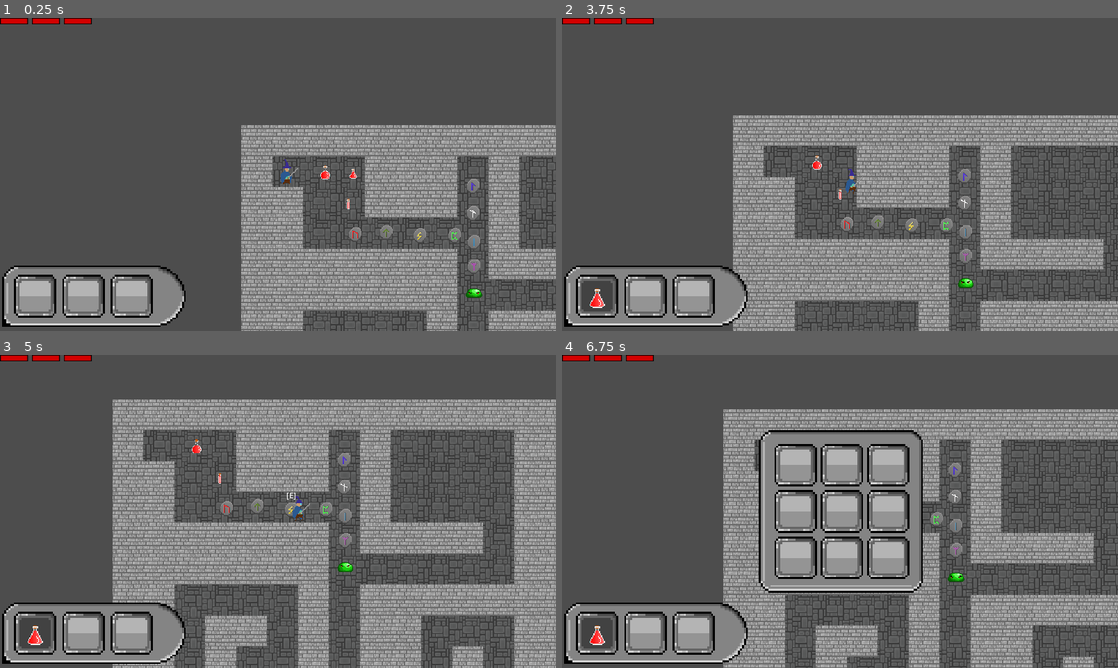
Above: before the commit, frames 1-4 (two rows, left to right).
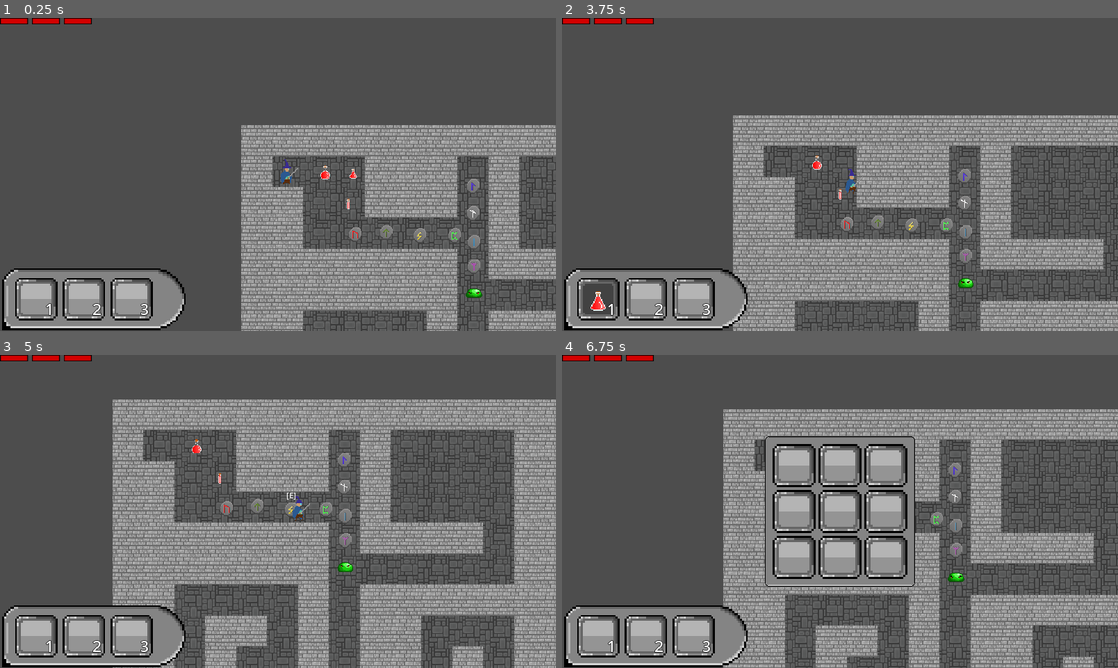
Above: after the commit, the same moments.

Repository: JCudak/ConquerDarkness
Game: Godot game, scene res://assets/scenes/main.tscn
Same seed, same stepped clock (60 frames per second), same inputs: the game is played once before the commit and once after it.
Inputs (mouse positions are in pixels of both pictures, inside the frame that each line leads up to; where the layout moved, square brackets give the same spot in the first picture):
- Up to frame 1 (0.25 s): no input
- Up to frame 2 (3.75 s): click (600, 299) [595, 296] at 0.5 s; click (645, 299) [645, 296] at 1.25 s; click (695, 299) [695, 296] at 2 s; tap Enter at 2.75 s; move the mouse to (962, 158) at 2.77 s; hold D (right) 2.78-3.53 s; hold E (pickup_item) 2.78-3.53 s; click (962, 158) at 2.85 s; move the mouse to (728, 190) at 3.52 s; hold S (down) from 3.53 s (still down); tap E (pickup_item) at 3.6 s
- Up to frame 3 (5 s): right-click (166, 527) at 3.8 s; move the mouse to (333, 442) at 4.27 s; release S (down) at 4.28 s; hold D (right) from 4.28 s (still down); hold Right mouse button (right_click) from 4.28 s (still down); tap 1 (quickslot_1, bound only after the commit) at 4.55 s
- Up to frame 4 (6.75 s): move the mouse to (812, 574) at 5.02 s; release D (right) at 5.03 s; release Right mouse button (right_click) at 5.03 s; hold W (up) 5.03-5.78 s; tap 1 (quickslot_1, bound only after the commit) at 5.1 s; click (812, 574) at 5.17 s; tap 2 (quickslot_2, bound only after the commit) at 5.3 s; move the mouse to (1006, 558) at 5.77 s; hold A (left) 5.78-6.5 s; hold 2 (quickslot_2, bound only after the commit) 5.78-6.5 s; tap 3 (quickslot_3, bound only after the commit) at 6.05 s; tap I (toggle_inventory) at 6.4 s; click (795, 511) at 6.5 s

The runs differ from the first frame. In frame 1, 2.9% of the frame differs, in the area x 0-34%, y 79-100%; in frame 2, 2.9%; in frame 3, 3.3%; in frame 4, 9.1%, in the area x 0-65%, y 24-100%.

Commit message:
[21] using item at quicklots with 1,2,3

Diff:
--- a/assets/resources/inventory/items/potions/big_life_potion.tres
+++ b/assets/resources/inventory/items/potions/big_life_potion.tres
@@ -1,13 +1,14 @@
-[gd_resource type="Resource" script_class="InventoryItem" load_steps=4 format=3 uid="uid://dexayakjrhrnv"]
+[gd_resource type="Resource" script_class="LifePotion" load_steps=4 format=3 uid="uid://dexayakjrhrnv"]
 
-[ext_resource type="Script" path="res://scripts/inventory_&_hotbar/inventory_item.gd" id="1_t42cs"]
+[ext_resource type="Script" path="res://scripts/inventory_&_hotbar/items/life_potion.gd" id="1_3d5qm"]
 [ext_resource type="Texture2D" uid="uid://bwthfkr0rs1ia" path="res://assets/sprites/collectables/Potions.png" id="2_ig3sn"]
 
-[sub_resource type="AtlasTexture" id="AtlasTexture_nq8n1"]
+[sub_resource type="AtlasTexture" id="AtlasTexture_ltdlm"]
 atlas = ExtResource("2_ig3sn")
 region = Rect2(0, 0, 32, 32)
 
 [resource]
-script = ExtResource("1_t42cs")
+script = ExtResource("1_3d5qm")
+health_increase = 1
 name = "Big life potion"
-texture = SubResource("AtlasTexture_nq8n1")
+texture = SubResource("AtlasTexture_ltdlm")
--- a/assets/resources/inventory/items/potions/life_potion.tres
+++ b/assets/resources/inventory/items/potions/life_potion.tres
@@ -1,13 +1,14 @@
-[gd_resource type="Resource" script_class="InventoryItem" load_steps=4 format=3 uid="uid://buqnuf14sh71h"]
+[gd_resource type="Resource" script_class="LifePotion" load_steps=4 format=3 uid="uid://buqnuf14sh71h"]
 
-[ext_resource type="Script" path="res://scripts/inventory_&_hotbar/inventory_item.gd" id="1_7d2xm"]
+[ext_resource type="Script" path="res://scripts/inventory_&_hotbar/items/life_potion.gd" id="1_re11t"]
 [ext_resource type="Texture2D" uid="uid://bwthfkr0rs1ia" path="res://assets/sprites/collectables/Potions.png" id="2_gorjv"]
 
-[sub_resource type="AtlasTexture" id="AtlasTexture_nq8n1"]
+[sub_resource type="AtlasTexture" id="AtlasTexture_5m4my"]
 atlas = ExtResource("2_gorjv")
 region = Rect2(0, 32, 32, 32)
 
 [resource]
-script = ExtResource("1_7d2xm")
+script = ExtResource("1_re11t")
+health_increase = 1
 name = "Life potion"
-texture = SubResource("AtlasTexture_nq8n1")
+texture = SubResource("AtlasTexture_5m4my")
--- a/assets/resources/inventory/items/potions/small_life_potion.tres
+++ b/assets/resources/inventory/items/potions/small_life_potion.tres
@@ -1,13 +1,14 @@
-[gd_resource type="Resource" script_class="InventoryItem" load_steps=4 format=3 uid="uid://4a80fpilmeit"]
+[gd_resource type="Resource" script_class="LifePotion" load_steps=4 format=3 uid="uid://4a80fpilmeit"]
 
-[ext_resource type="Script" path="res://scripts/inventory_&_hotbar/inventory_item.gd" id="1_jxghr"]
+[ext_resource type="Script" path="res://scripts/inventory_&_hotbar/items/life_potion.gd" id="1_yk3bc"]
 [ext_resource type="Texture2D" uid="uid://bwthfkr0rs1ia" path="res://assets/sprites/collectables/Potions.png" id="2_4mipc"]
 
-[sub_resource type="AtlasTexture" id="AtlasTexture_nq8n1"]
+[sub_resource type="AtlasTexture" id="AtlasTexture_5yv6a"]
 atlas = ExtResource("2_4mipc")
 region = Rect2(0, 64, 32, 32)
 
 [resource]
-script = ExtResource("1_jxghr")
+script = ExtResource("1_yk3bc")
+health_increase = 1
 name = "Small life potion"
-texture = SubResource("AtlasTexture_nq8n1")
+texture = SubResource("AtlasTexture_5yv6a")
--- a/assets/scenes/inventory_&_hotbar/hotbar_gui.tscn
+++ b/assets/scenes/inventory_&_hotbar/hotbar_gui.tscn
@@ -10,12 +10,11 @@
 anchor_top = 1.0
 anchor_bottom = 1.0
 grow_vertical = 0
-scale = Vector2(4, 4)
 script = ExtResource("1_b08xn")
 
 [node name="NinePatchRect" type="NinePatchRect" parent="."]
 texture_filter = 1
-custom_minimum_size = Vector2(96, 32)
+custom_minimum_size = Vector2(384, 128)
 layout_mode = 1
 anchors_preset = 2
 anchor_top = 1.0
@@ -33,13 +32,13 @@
 anchor_top = 0.5
 anchor_right = 0.5
 anchor_bottom = 0.5
-offset_left = -41.5
-offset_top = -10.0
-offset_right = 28.5
-offset_bottom = 11.0
+offset_left = -162.0
+offset_top = -40.0
+offset_right = 130.0
+offset_bottom = 40.0
 grow_horizontal = 2
 grow_vertical = 2
-theme_override_constants/separation = 5
+theme_override_constants/separation = 19
 
 [node name="Slot" parent="NinePatchRect/HBoxContainer" instance=ExtResource("2_amu4b")]
 layout_mode = 2
--- a/assets/scenes/inventory_&_hotbar/inventory_gui.tscn
+++ b/assets/scenes/inventory_&_hotbar/inventory_gui.tscn
@@ -13,11 +13,11 @@
 anchor_bottom = 0.5
 grow_horizontal = 2
 grow_vertical = 2
-scale = Vector2(4, 4)
 script = ExtResource("1_dehmm")
 
 [node name="NinePatchRect" type="NinePatchRect" parent="."]
 texture_filter = 1
+custom_minimum_size = Vector2(310, 310)
 layout_mode = 1
 anchors_preset = 8
 anchor_left = 0.5
@@ -50,6 +50,8 @@
 offset_bottom = 34.0
 grow_horizontal = 2
 grow_vertical = 2
+theme_override_constants/h_separation = 15
+theme_override_constants/v_separation = 15
 columns = 3
 
 [node name="Slot" parent="NinePatchRect/GridContainer" instance=ExtResource("2_cavbc")]
--- a/assets/scenes/inventory_&_hotbar/item_gui.tscn
+++ b/assets/scenes/inventory_&_hotbar/item_gui.tscn
@@ -6,6 +6,6 @@
 script = ExtResource("1_wcoq0")
 
 [node name="item" type="Sprite2D" parent="."]
-position = Vector2(-10, -10)
-scale = Vector2(0.5, 0.5)
+position = Vector2(-40, -40)
+scale = Vector2(2, 2)
 offset = Vector2(20, 20)
--- a/assets/scenes/inventory_&_hotbar/slot.tscn
+++ b/assets/scenes/inventory_&_hotbar/slot.tscn
@@ -1,11 +1,19 @@
-[gd_scene load_steps=3 format=3 uid="uid://v3s0c35yl6sp"]
+[gd_scene load_steps=5 format=3 uid="uid://v3s0c35yl6sp"]
 
 [ext_resource type="Script" path="res://scripts/inventory_&_hotbar/slot.gd" id="1_sy4de"]
 [ext_resource type="Texture2D" uid="uid://dvhxk3ssqx723" path="res://assets/sprites/UI/UI_slot.png" id="2_4qkhd"]
 
+[sub_resource type="SystemFont" id="SystemFont_c2ypn"]
+
+[sub_resource type="LabelSettings" id="LabelSettings_pbndr"]
+font = SubResource("SystemFont_c2ypn")
+font_size = 31
+outline_size = 4
+outline_color = Color(0, 0, 0, 1)
+
 [node name="Slot" type="Button"]
 self_modulate = Color(1, 1, 1, 0)
-custom_minimum_size = Vector2(20, 20)
+custom_minimum_size = Vector2(80, 80)
 anchors_preset = 8
 anchor_left = 0.5
 anchor_top = 0.5
@@ -21,15 +29,33 @@
 
 [node name="Background" type="Sprite2D" parent="."]
 texture_filter = 1
+scale = Vector2(4, 4)
 texture = ExtResource("2_4qkhd")
 centered = false
 offset = Vector2(-6, -6)
 hframes = 2
 
 [node name="CenterContainer" type="CenterContainer" parent="."]
-custom_minimum_size = Vector2(20, 20)
-layout_mode = 0
-offset_left = -1.0
-offset_top = -1.0
-offset_right = 21.0
-offset_bottom = 21.0
+custom_minimum_size = Vector2(80, 80)
+layout_mode = 1
+anchors_preset = -1
+anchor_left = -0.05
+anchor_top = -0.05
+anchor_right = -0.05
+anchor_bottom = -0.05
+offset_right = 88.0
+offset_bottom = 88.0
+
+[node name="Label" type="Label" parent="."]
+texture_filter = 1
+layout_mode = 1
+anchors_preset = -1
+anchor_left = -0.05
+anchor_top = -0.05
+anchor_right = -0.05
+anchor_bottom = -0.05
+offset_right = 88.0
+offset_bottom = 88.0
+label_settings = SubResource("LabelSettings_pbndr")
+horizontal_alignment = 2
+vertical_alignment = 2
--- a/assets/scenes/main.tscn
+++ b/assets/scenes/main.tscn
@@ -26,9 +26,10 @@
 [node name="1-entry-block" parent="." instance=ExtResource("1_0ixr5")]
 position = Vector2(-1, 0)
 
-[node name="Player" parent="." instance=ExtResource("2_jjyrf")]
+[node name="Player" parent="." node_paths=PackedStringArray("slotsContainer") instance=ExtResource("2_jjyrf")]
 z_index = 100
 position = Vector2(46, 47)
+slotsContainer = NodePath("../CanvasLayer/SlotsContainers")
 
 [node name="Camera2D" type="Camera2D" parent="Player"]
 position = Vector2(-10, 4.44443)
--- a/assets/scenes/player/player.tscn
+++ b/assets/scenes/player/player.tscn
@@ -1,7 +1,6 @@
-[gd_scene load_steps=19 format=3 uid="uid://chkbbejdqfu"]
+[gd_scene load_steps=18 format=3 uid="uid://chkbbejdqfu"]
 
 [ext_resource type="Script" path="res://scripts/player.gd" id="1_uv8wg"]
-[ext_resource type="Resource" uid="uid://7n1dyepu35xa" path="res://assets/resources/inventory/player_inventory.tres" id="2_nqow7"]
 [ext_resource type="Texture2D" uid="uid://dtxvd8gy3engq" path="res://assets/sprites/player/player_no_weapon.png" id="3_e8gsb"]
 [ext_resource type="Texture2D" uid="uid://dgi3ml7hfvvh1" path="res://assets/sprites/player/player_weapon.png" id="4_k0xgj"]
 
@@ -623,7 +622,6 @@
 collision_mask = 3
 platform_floor_layers = 4294967293
 script = ExtResource("1_uv8wg")
-inventory = ExtResource("2_nqow7")
 
 [node name="Sprites" type="Node2D" parent="."]
 
--- a/project.godot
+++ b/project.godot
@@ -72,6 +72,21 @@
 "events": [Object(InputEventMouseButton,"resource_local_to_scene":false,"resource_name":"","device":-1,"window_id":0,"a …(258 unchanged characters)…
 ]
 }
+quickslot_1={
+"deadzone": 0.5,
+"events": [Object(InputEventKey,"resource_local_to_scene":false,"resource_name":"","device":-1,"window_id":0,"alt_pressed":false,"shift_pressed":false,"ctrl_pressed":false,"meta_pressed":false,"pressed":false,"keycode":0,"physical_keycode":49,"key_label":0,"unicode":49,"echo":false,"script":null)
+]
+}
+quickslot_2={
+"deadzone": 0.5,
+"events": [Object(InputEventKey,"resource_local_to_scene":false,"resource_name":"","device":-1,"window_id":0,"alt_pressed":false,"shift_pressed":false,"ctrl_pressed":false,"meta_pressed":false,"pressed":false,"keycode":0,"physical_keycode":50,"key_label":0,"unicode":50,"echo":false,"script":null)
+]
+}
+quickslot_3={
+"deadzone": 0.5,
+"events": [Object(InputEventKey,"resource_local_to_scene":false,"resource_name":"","device":-1,"window_id":0,"alt_pressed":false,"shift_pressed":false,"ctrl_pressed":false,"meta_pressed":false,"pressed":false,"keycode":0,"physical_keycode":51,"key_label":0,"unicode":51,"echo":false,"script":null)
+]
+}
 
 [rendering]
 
--- a/scripts/input_settings.gd
+++ b/scripts/input_settings.gd
@@ -18,7 +18,10 @@
 	"toggle_settings": "Toggle settings",
 	"pickup_item": "Pickup item",
 	"right_click": "Reset item in inventory",
-	"attack": "Attack"
+	"attack": "Attack",
+	"quickslot_1": "Quickslot 1",
+	"quickslot_2": "Quickslot 2",
+	"quickslot_3": "Quickslot 3"
 }
 
 func open():
--- a/scripts/inventory_&_hotbar/hotbar_gui.gd
+++ b/scripts/inventory_&_hotbar/hotbar_gui.gd
@@ -3,15 +3,20 @@
 func _ready():
 	containerType = 0
 	slots = $NinePatchRect/HBoxContainer.get_children()
-	connectSlots()
+	connect_slots()
 	hotbar.updated.connect(update)
+	for i in range(slots.size()):
+		slots[i].set_label(str(i + 1) + " ")
 	update()
 
 func update():
 	for i in range(min(hotbar.slots.size(), slots.size())):
+
 		var inventorySlot: InventorySlot = hotbar.slots[i]
 
-		if !inventorySlot.item: continue
+		if !inventorySlot.item:
+			slots[i].clear()
+			continue
 
 		var itemGui: ItemGui = slots[i].itemGui
 		if !itemGui:
@@ -20,3 +25,16 @@
 
 		itemGui.inventorySlot = inventorySlot
 		itemGui.update()
+
+func _unhandled_input(event):
+	if event.is_action_pressed("quickslot_1"):
+		use_item_at_index(0)
+	if event.is_action_pressed("quickslot_2"):
+		use_item_at_index(1)
+	if event.is_action_pressed("quickslot_3"):
+		use_item_at_index(2)
+
+func use_item_at_index(index:int):
+	if index < 0 || index >= hotbar.slots.size() || !hotbar.slots[index].item: return
+	use_item.emit(hotbar.slots[index].item)
+	hotbar.remove_at_index(index)
--- a/scripts/inventory_&_hotbar/inventory_gui.gd
+++ b/scripts/inventory_&_hotbar/inventory_gui.gd
@@ -3,7 +3,7 @@
 func _ready():
 	containerType = 1
 	slots = $NinePatchRect/GridContainer.get_children()
-	connectSlots()
+	connect_slots()
 	inventory.updated.connect(update)
 	update()
 
--- a/scripts/inventory_&_hotbar/inventory_item.gd
+++ b/scripts/inventory_&_hotbar/inventory_item.gd
@@ -4,3 +4,7 @@
 
 @export var name: String = ""
 @export var texture: Texture2D
+
+
+func use(player: Player):
+	pass
--- /dev/null
+++ b/scripts/inventory_&_hotbar/items/life_potion.gd
@@ -0,0 +1,7 @@
+class_name LifePotion extends InventoryItem
+
+@export var health_increase: int = 1
+
+func use(player: Player):
+	#player.increase_health(health_increase)
+	pass
--- a/scripts/inventory_&_hotbar/slot.gd
+++ b/scripts/inventory_&_hotbar/slot.gd
@@ -1,6 +1,7 @@
 extends Button
 @onready var background: Sprite2D = $Background
 @onready var container: CenterContainer = $CenterContainer
+@onready var label = $Label
 
 @onready var inventory = preload("res://assets/resources/inventory/player_inventory.tres")
 @onready var hotbar = preload("res://assets/resources/inventory/player_hotbar.tres")
@@ -18,27 +19,35 @@
 		return
 
 	if containerType == 0:
-		hotbar.insertSlot(index, itemGui.inventorySlot)
+		hotbar.insert_slot(index, itemGui.inventorySlot)
 	elif containerType == 1:
-		inventory.insertSlot(index, itemGui.inventorySlot)
+		inventory.insert_slot(index, itemGui.inventorySlot)
 	else:
 		print("WTF?")
 
-func takeItem():
+func take_item():
 	var item = itemGui
 
 	if containerType == 0:
-		hotbar.removeSlot(itemGui.inventorySlot)
+		hotbar.remove_slot(itemGui.inventorySlot)
 	elif containerType == 1:
-		inventory.removeSlot(itemGui.inventorySlot)
+		inventory.remove_slot(itemGui.inventorySlot)
 	else:
 		print("WTF?")
 
-	container.remove_child(itemGui)
-	itemGui = null
-	background.frame = 0
+	clear()
 
 	return item
 
-func isEmpty():
+func is_empty():
 	return !itemGui
+
+func set_label(txt):
+	label.text = txt
+
+func clear():
+	if itemGui:
+		container.remove_child(itemGui)
+		itemGui = null
+
+	background.frame = 0
--- a/scripts/inventory_&_hotbar/slots_container.gd
+++ b/scripts/inventory_&_hotbar/slots_container.gd
@@ -18,14 +18,16 @@
 			return true
 	return false
 
-func removeSlot(inventorySlot: InventorySlot):
+func remove_slot(inventorySlot: InventorySlot):
 	var index = slots.find(inventorySlot)
 	if index < 0: return
 
+	remove_at_index(index)
+
+func remove_at_index(index: int):
 	slots[index] = InventorySlot.new()
 	updated.emit()
 
-
-func insertSlot(index: int, inventorySlot: InventorySlot):
+func insert_slot(index: int, inventorySlot: InventorySlot):
 	slots[index] = inventorySlot
 	updated.emit()
--- a/scripts/inventory_&_hotbar/slots_container_gui.gd
+++ b/scripts/inventory_&_hotbar/slots_container_gui.gd
@@ -2,6 +2,7 @@
 
 class_name SlotsContainerGui
 
+signal use_item
 var isOpen: bool = false
 
 @onready var inventory: SlotsContainer = preload("res://assets/resources/inventory/player_inventory.tres")
@@ -17,28 +18,14 @@
 static var lastSlot: Node
 var containerType: int = -1
 
-func connectSlots():
+func connect_slots():
 	for i in range(slots.size()):
 		var slot = slots[i]
 		slot.index = i
 		slot.containerType = containerType
-		var callable = Callable(onSlotClicked)
+		var callable = Callable(on_slot_clicked)
 		callable = callable.bind(slot)
 		slot.pressed.connect(callable)
-
-func update():
-	for i in range(min(inventory.slots.size(), slots.size())):
-		var inventorySlot: InventorySlot = inventory.slots[i]
-
-		if !inventorySlot.item: continue
-
-		var itemGui: ItemGui = slots[i].itemGui
-		if !itemGui:
-			itemGui = ItemGuiClass.instantiate()
-			slots[i].insert(itemGui)
-
-		itemGui.inventorySlot = inventorySlot
-		itemGui.update()
 
 func open():
 	visible=true
@@ -48,55 +35,52 @@
 	visible=false
 	isOpen=false
 
-func onSlotClicked(slot):
+func on_slot_clicked(slot):
 	if locked: return
 
 	if itemInHand:
-		if slot.isEmpty():
-			insertItemInSlot(slot)
+		if slot.is_empty():
+			insert_item_in_slot(slot)
 			lastSlot = null
 			return
 		else:
-			replaceItemInSlot(slot)
+			replace_item_in_slot(slot)
 			return
 	else:
-		if !slot.isEmpty():
-			takeItemFromSlot(slot)
+		if !slot.is_empty():
+			take_item_from_slot(slot)
 
-func takeItemFromSlot(slot):
-	itemInHand = slot.takeItem()
-	itemInHand.scale = Vector2(4,4)
+func take_item_from_slot(slot):
+	itemInHand = slot.take_item()
 	parent_node.add_child(itemInHand)
-	updateItemInHand()
+	update_item_in_hand()
 
 	oldIndex = slot.index
 	oldContainerType = slot.containerType
 	lastSlot = slot
 
-func replaceItemInSlot(slot):
-	var item = slot.takeItem()
-	insertItemInSlot(slot)
+func replace_item_in_slot(slot):
+	var item = slot.take_item()
+	insert_item_in_slot(slot)
 
 	itemInHand = item
-	itemInHand.scale = Vector2(4,4)
 	parent_node.add_child(itemInHand)
-	updateItemInHand()
+	update_item_in_hand()
 
-func insertItemInSlot(slot):
+func insert_item_in_slot(slot):
 	var item = itemInHand
 	parent_node.remove_child(itemInHand)
-	itemInHand.scale = Vector2(1,1)
 	itemInHand = null
 	slot.insert(item)
 	oldIndex = -1
 	oldContainerType = -1
 
-func updateItemInHand():
+func update_item_in_hand():
 	if !itemInHand: return
 	itemInHand.global_position = get_global_mouse_position() - itemInHand.size / 2
 
 
-func putItemBack():
+func put_item_back():
 	locked = true
 	var targetSlot = lastSlot
 
@@ -105,11 +89,11 @@
 	tween.tween_property(itemInHand, "global_position", targetPosition, 0.2)
 
 	await tween.finished
-	insertItemInSlot(targetSlot)
+	insert_item_in_slot(targetSlot)
 	locked = false
 
 func _input(event):
 	if itemInHand and !locked and Input.is_action_pressed("right_click"):
-		putItemBack()
+		put_item_back()
 
-	updateItemInHand()
+	update_item_in_hand()
--- a/scripts/player.gd
+++ b/scripts/player.gd
@@ -11,7 +11,7 @@
 @onready var sword = $Sprites/Sword
 @onready var sprites = $Sprites
 @onready var animation = $AnimationPlayer
-@export var inventory: SlotsContainer
+@export var slotsContainer: Node
 
 @export var maxHealth = 3
 @onready var currentHealth: int = maxHealth
@@ -27,6 +27,7 @@
 var targetPosition: Vector2
 
 func _ready():
+	slotsContainer.get_node("HotbarGUI").use_item.connect(use_item)
 	effects.play("RESET")
 
 func _physics_process(delta):
@@ -130,3 +131,6 @@
 
 func deal_damage():
 	pass
+
+func use_item(item: InventoryItem):
+	item.use(self)
